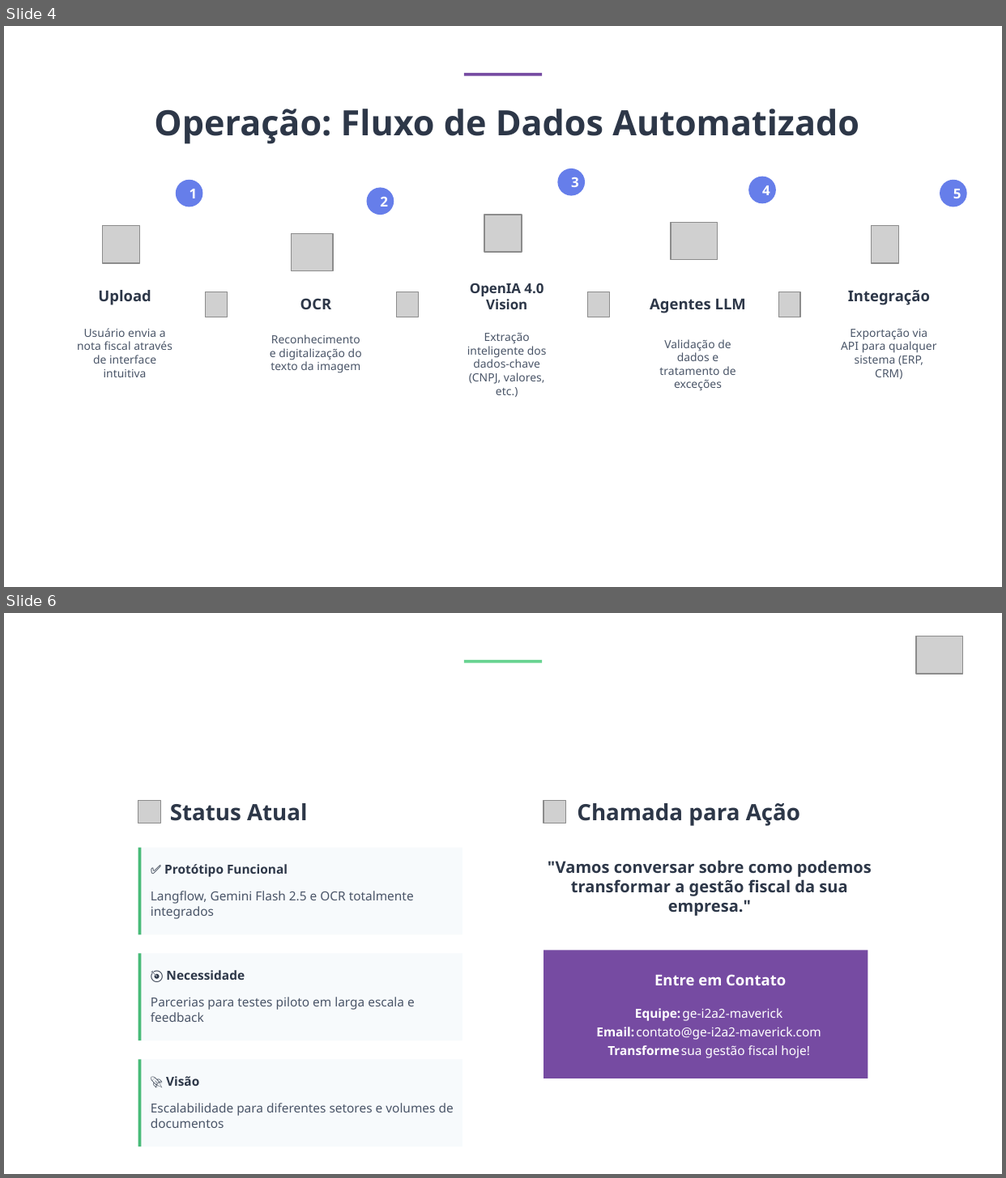
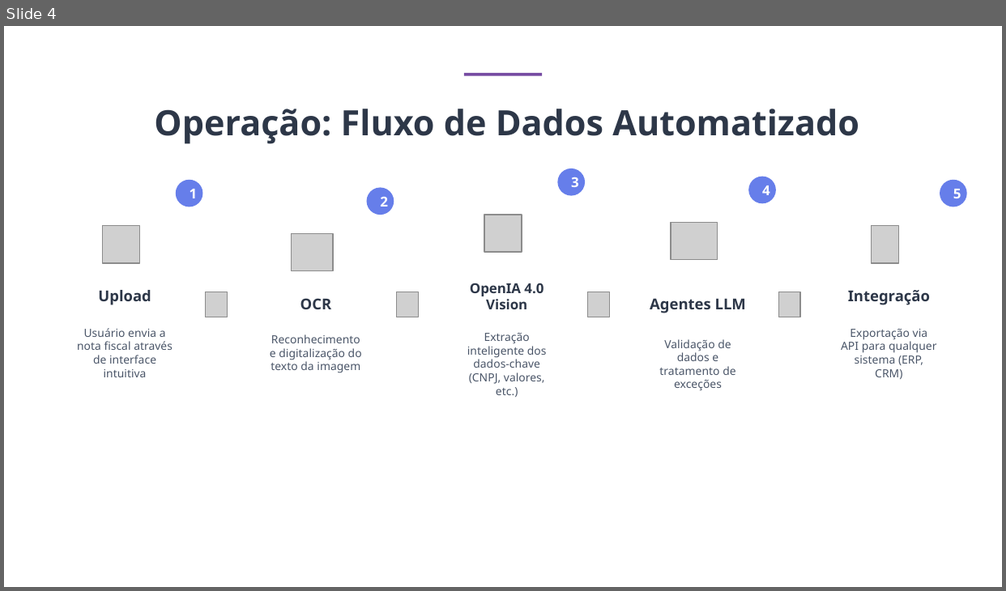
Before and after one commit to ge-i2a2-maverick/I2A2_Agentes_Inteligentes_Projeto_Final, a slide deck: Projeto Final -Artefatos/I2A2_Agentes_Inteligentes_Projeto_Final_ge-i2a2-maverick.pptx. Shown one above the other, each under a label of ours: slides 4 and 6 before the commit, slide 4 after it; the slides between them are not shown. The pictures are 1006x1178 and 1006x591 pixels, drawn with LibreOffice and Linux fonts; fonts in the diff are those of the drawing; grey boxes stand for pictures; background and template pictures are left out. Boxes give left, top, right and bottom in pixels: in the first picture for what was removed or moved away, otherwise in the second. Text is boxed around its words. In the diff, an @@ line names an element or a change of style, - is before the commit and + after.

```diff
--- a/Projeto Final -Artefatos/I2A2_Agentes_Inteligentes_Projeto_Final_ge-i2a2-maverick.pptx
+++ b/Projeto Final -Artefatos/I2A2_Agentes_Inteligentes_Projeto_Final_ge-i2a2-maverick.pptx
@@ slide 6 removed at box(4, 613, 1002, 1174), background picture (left out) @@
@@ picture removed at box(916, 636, 963, 674) @@
@@ rectangle removed at box(464, 660, 542, 663) @@
@@ text removed at box(194, 688, 820, 733) @@
-Próximos Passos & Oportunidade
@@ rectangle removed at box(113, 769, 487, 1174) @@
@@ rectangle removed at box(519, 769, 893, 1174) @@
@@ picture removed at box(138, 801, 160, 824) @@
@@ text removed at box(170, 803, 308, 821) @@
-Status Atual
@@ picture removed at box(544, 801, 566, 824) @@
@@ text removed at box(577, 803, 800, 826) @@
-Chamada para Ação
@@ rectangle removed at box(138, 848, 462, 935) @@
@@ rectangle removed at box(138, 848, 141, 935) @@
@@ text removed at box(164, 864, 288, 877) @@
-✅ Protótipo Funcional
@@ text removed at box(548, 860, 872, 916) @@
-"Vamos conversar sobre como podemos transformar a gestão fiscal da sua empresa."
@@ text removed at box(151, 891, 414, 919) @@
-Langflow, Gemini Flash 2.5 e OCR totalmente integrados
@@ rectangle removed at box(544, 950, 868, 1079) @@
@@ rectangle removed at box(138, 953, 462, 1041) @@
@@ rectangle removed at box(138, 953, 141, 1041) @@
@@ text removed at box(166, 970, 245, 980) @@
-🎯 Necessidade
@@ text removed at box(654, 974, 786, 986) @@
-Entre em Contato
@@ text removed at box(151, 997, 415, 1022) @@
-Parcerias para testes piloto em larga escala e feedback
@@ text removed at box(635, 1008, 680, 1021) @@
-Equipe:
@@ text removed at box(682, 1008, 782, 1021) @@
-ge-i2a2-maverick
@@ text removed at box(596, 1027, 634, 1037) @@
-Email:
@@ text removed at box(607, 1046, 680, 1055) @@
-Transforme
@@ text removed at box(636, 1027, 820, 1040) @@
-contato@ge-i2a2-maverick.com
@@ text removed at box(681, 1046, 810, 1059) @@
-sua gestão fiscal hoje!
@@ rectangle removed at box(138, 1059, 462, 1147) @@
@@ rectangle removed at box(138, 1059, 141, 1147) @@
@@ text removed at box(166, 1076, 199, 1086) @@
-🚀 Visão
@@ text removed at box(151, 1103, 454, 1128) @@
-Escalabilidade para diferentes setores e volumes de documentos
```
Also in this commit, not shown: 1 slide changed, 1 slide added, 1 other file.
